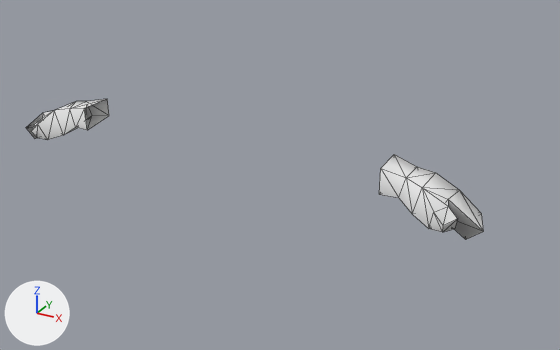
The FBX model More Gloves/media/models_X/Skinned/Clothes/Hazmat_Gloves_F.fbx, before and after one commit.
One viewpoint serves both versions: a 50 mm lens placed at (0.00753, -0.01118, 0.01281), pointed at (0.00109, 0.00055, 0.00695). Lighting does not change. The marker at lower left points along +X, +Y and +Z. Mesh edges are drawn as thin lines. Where no turn or scale is listed for an object, it has been applied to the vertices. Vertices at the same position are counted once.

Objects in the first picture: 'Kate_Hazmat_Gloves'.
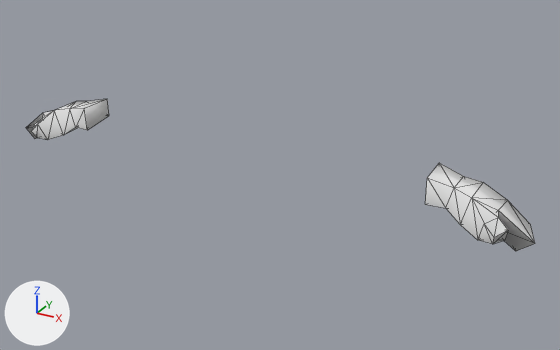
The newer file is also rescaled (x0.9), turned or shifted as a whole; pictures and numbers use the older file's frame.

What differs and where, as boxes [x1, y1, x2, y2] in the pictures (560 x 350 px):
'Kate_Hazmat_Gloves', reshaped (11% wider, 8% taller): before [26, 99, 484, 240]; after [26, 99, 535, 251]
part 1 of me_kate_hazmat_gloves, added: after [84, 99, 109, 130]
part 2 of me_kate_hazmat_gloves, built on: before [379, 154, 484, 240]; after [425, 163, 535, 251]

What the commit changed:
Material 'Material.001' (mat_material_001) is new.
Its base color is (0.8, 0.8, 0.8) (white #e7e7e7).
Its roughness is 0.05.
me_kate_hazmat_gloves is used by ob_kate_hazmat_gloves; location (0.0, 0.0, 0.0).
Verts and faces of me_kate_hazmat_gloves; kept vertices keep their numbers, new ones are numbered from 56.
Before the commit, vertices of me_kate_hazmat_gloves: 0 (-0.00324, 0.00014, 0.0072) at pixel (87, 130), 1 (-0.00324, 0.00012, 0.00769) at pixel (84, 108), 4 (-0.00322, 0.00083, 0.0073) at pixel (109, 115), 6 (-0.00322, 0.00081, 0.00769) at pixel (107, 98).
me_kate_hazmat_gloves had 56 vertices, 100 faces and spanned x -0.00505..0.00505, y -0.00021..0.00083, z 0.00673..0.00769.
me_kate_hazmat_gloves now has 56 vertices, 102 faces and spans x -0.00505..0.00586, y -0.00021..0.00083, z 0.00673..0.00769.
Part 1, on me_kate_hazmat_gloves:
New faces: (0, 4, 6, 1).
Part 2, on me_kate_hazmat_gloves:
21 vertices in x 0.00322..0.00505, y -0.00021..0.00081, z 0.00676..0.00769 move by (0.00081, 0.0, 0.0).
7 vertices in x 0.00322..0.00478, y -0.00017..0.00083, z 0.00673..0.0076 move by (0.00082, 0.0, 0.0).
1 new face joins them.
me_kate_hazmat_gloves now uses material mat_material_001 (white #e7e7e7).
